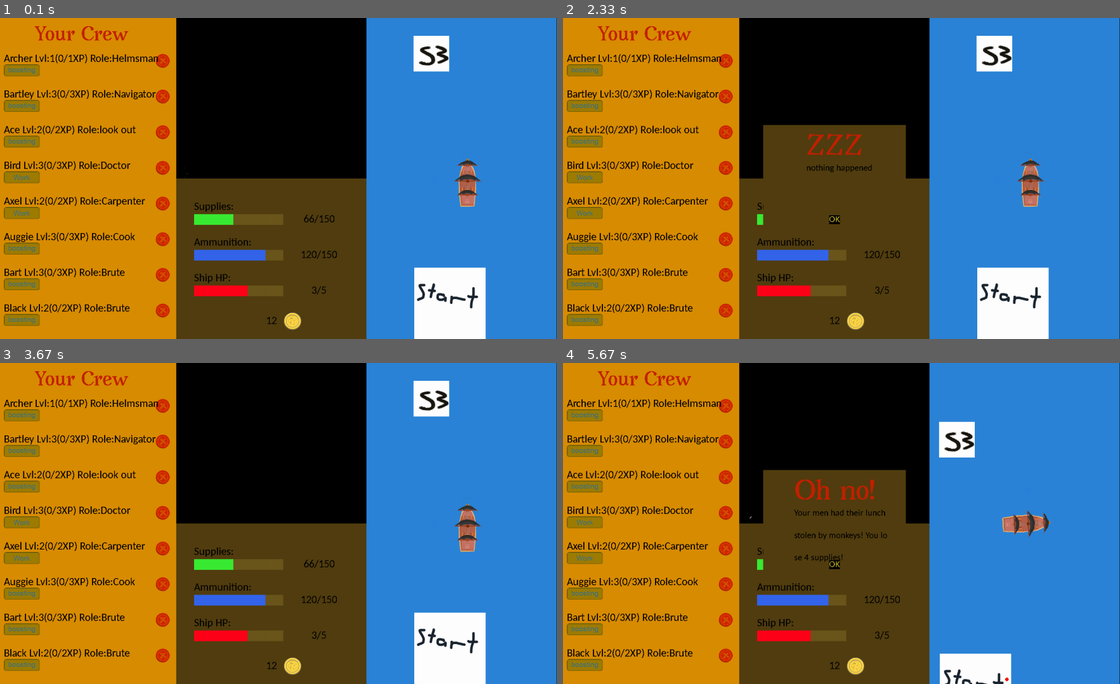
Above: before the commit, frames 1-4 (two rows, left to right).
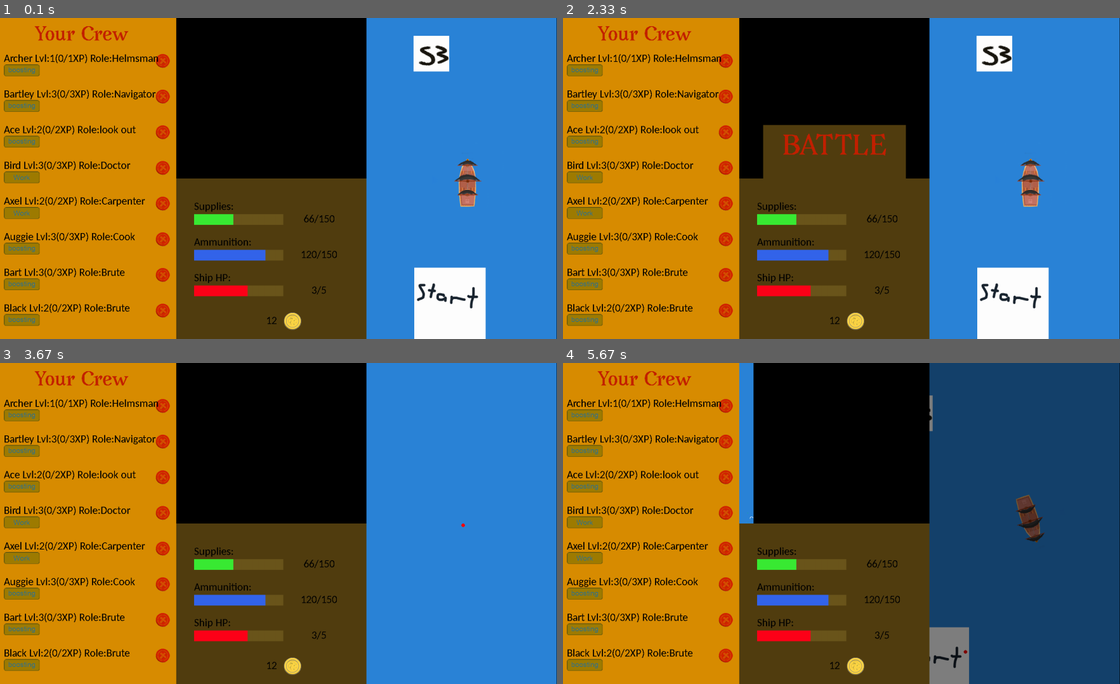
Above: after the commit, the same moments.

Repository: coffeemakingtoaster/Pyrates-pygame30
Game: pygame game, started from src/game_ui.py
Same seed, same stepped clock (60 frames per second), same inputs: the game is played once before the commit and once after it.
Inputs (mouse positions are in pixels of both pictures, inside the frame that each line leads up to):
- Up to frame 1 (0.1 s): no input
- Up to frame 2 (2.33 s): hold 0 0.33-0.87 s; hold A 0.33-0.87 s; tap Esc at 0.9 s; click (835, 188) at 1.28 s; click (585, 72) at 1.62 s; tap B at 1.9 s; hold Esc from 2.23 s (still down); hold A from 2.23 s (still down)
- Up to frame 3 (3.67 s): release Esc at 2.77 s; release A at 2.77 s; click (462, 523) at 2.85 s; tap Esc at 3.13 s; click (272, 497) at 3.52 s
- Up to frame 4 (5.67 s): click (1042, 635) at 3.85 s; tap 0 at 4.13, 4.47, 5.37 s; hold 0 4.8-5.33 s; hold A 4.8-5.33 s

The runs differ from the first frame. In frame 1, less than 0.1% of the frame differs, in the area x 33-34%, y 46-50%; in frame 2, 1.2%; in frame 3, 4.1%; in frame 4, 41%, in the area x 31-100%, y 0-100%.

Commit message:
various bug fixes

Diff:
--- a/src/game_logic.py
+++ b/src/game_logic.py
@@ -12,6 +12,18 @@
         self.read_savegame()
         self.screen = screen
         self.speed_boost = 0
+
+    def is_game_over(self):
+        if self.supplies<0 or len(self.crew)<=0 or self.ship_HP==0:
+            return True,"You done fucked up!"
+        else:
+            return False,None
+
+    def set_minimap(self,minimap):
+        self.minimap = minimap
+
+    def get_minimap(self):
+        return  self.minimap
 
     def write_savegame(self):
         savepath = os.path.join(self.path,"savegame")
@@ -73,7 +85,7 @@
             return battle_window
         elif type==3:
             pass
-        elif type==4:
+        elif type==0:
             print(event_values)
             if event_values is None:
                 update_window = ui_helper.popup_window(type=1, caption="ZZZ", text="nothing happened")
@@ -112,10 +124,16 @@
                 update_window.set_offset(800, 450)
                 print(message)
                 return update_window
+        elif type==5:
+            print("Game over")
+
 
 
     def battle(self,values):
         outcome = random.randint(0,100)
+        if self.ammunition<=0:
+            print("no supplies")
+            outcome = 999
         #battle won
         if outcome<=values["victory"]:
             outcome = "Victory"
@@ -153,6 +171,9 @@
         else:
             outcome = "Defeat"
             message = ""
+            if self.ammunition<=0:
+                message+="You fought without ammunition"
+                values["damage"] = 1
             index = random.randint(0,len(self.crew)-1)
             crew_member = self.crew[index]
             crew_member_name = crew_member["name"]
@@ -168,6 +189,7 @@
             else:
                 message += "Luckily your ship is not damaged"
             message += "!"
+            self.ship_HP -= values["damage"]
         self.level_up_crew()
         return outcome,message
 
@@ -236,15 +258,17 @@
                         member["is_in_action"] = False
             else:
                 member["is_in_action"] = False
-        food_cons = 0
-        gold_cons = 0
         for member in self.crew:
             if member["role"] == "Cook":
-                gold_cons += member["level"]
-            else:
-                food_cons += member["level"]
-        self.supplies -= food_cons
-        self.gold -= gold_cons
+                if self.gold < member["level"]:
+                    self.supplies -= member["level"]*2
+                else:
+                    self.gold -= member["level"]
+            else:
+                self.supplies-=member["level"]
+        if self.supplies<0:
+            self.supplies = 0
+        print(self.supplies)
         self.write_crew()
 
     def update_screen(self,screen):
--- a/src/game_ui.py
+++ b/src/game_ui.py
@@ -34,7 +34,7 @@
     if night is True:
         night_display = pygame.Surface((533, 900))
         night_display.set_alpha(128)
-        night_display.fill((0, 0, 0))
+        night_display.fill((0,0,0))
         screen.blit(night_display, ((533 * 2), 0))
 
 def main():
@@ -58,6 +58,8 @@
     ship_visual = pygame.Rect(width / 3, 0, width / 3, height / 2)
     ressource_visual = pygame.Rect(width / 3, height / 2, width / 3, height / 2)
     ship_movement_UI = pygame.Rect((width / 3) * 2, 0, width / 3, height)
+    minimap = pygame.Surface((40,450))
+    minimap.fill((43, 132, 216))
 
     # fill the screen with said elements
     pygame.display.set_caption("Pirate game")
@@ -66,7 +68,8 @@
     pygame.draw.rect(frame, (0, 0, 0), ship_visual)
     pygame.draw.rect(frame, (161, 83, 27), ressource_visual)
     pygame.draw.rect(frame, (43, 132, 216), ship_movement_UI)
-    frame.blit(ui_helper.draw_resources(current_game), (533, 450))
+    resource_screen = ui_helper.draw_resources(current_game)
+   ######### frame.blit(, (533, 450))
 
     frame.blit(ship, (1250, 350))
     #screen.blit(overlay, (0, 0))
@@ -101,17 +104,11 @@
     start_time = time.time()
     screen.blit(frame, (0, 0))
     current_game.update_screen(frame)
-
-    map.mapdraw(ship_map_x, ship_map_y, frame)
+    current_game.set_minimap(minimap)
+    map.mapdraw(ship_map_x, ship_map_y, current_game.get_minimap(),frame)
 
     while running:
         island = map.collisioncheck(ship_map_x, ship_map_y,)
-
-
-
-
-
-
 
         for event in pygame.event.get():
 
@@ -146,6 +143,13 @@
                 #screen.blit(overlay, (0, 0))
                 pygame.draw.ellipse(frame, (255, 0, 0), pygame.Rect(mouse_x, mouse_y, 10, 10))
                 dotexists = True
+
+            if event.type == pygame.KEYDOWN:
+                if event.key == pygame.K_ESCAPE:
+                    if is_paused is True and popup:
+                        popup = None
+                        is_paused = False
+                        UI_is_blocked = False
 
             if event.type == pygame.MOUSEBUTTONDOWN and managment_UI.collidepoint(pygame.mouse.get_pos()) and not in_shop and not UI_is_blocked:
                 mouse_x,mouse_y = pygame.mouse.get_pos()
@@ -178,6 +182,7 @@
                         frame.blit(shop.get_surface(),(0,0))
                     else:
                         in_shop = False
+                        is_paused = False
 
             if event.type == pygame.MOUSEBUTTONDOWN and UI_is_blocked:
                 popup.is_collide(pygame.mouse.get_pos(),frame,current_game)
@@ -185,10 +190,10 @@
                 if pop_surf:
                     frame.blit(pop_surf, pop_surf.get_rect(center=(800, 450)))
                 if not popup.is_active():
+                    resource_screen = ui_helper.draw_resources(current_game)
                     UI_is_blocked = False
                     del popup
-                    if is_paused is True:
-                        is_paused = False
+                    is_paused = False
 
         pygame.display.flip()
 
@@ -204,7 +209,6 @@
 
         y_speed = math.sin(math.radians(currentangle + 90))
         x_speed = math.cos(math.radians(currentangle + 90))
-
 
 
         if dotexists and not (ship_hit_box.colliderect(point_hit_box)) and not is_paused:
@@ -215,7 +219,7 @@
             initx -= x_speed * speed
             inity += y_speed * speed
             pygame.draw.rect(frame, (43, 132, 216), ship_movement_UI)
-            map.mapdraw(ship_map_x,ship_map_y,frame)
+            map.mapdraw(ship_map_x,ship_map_y,current_game.get_minimap(),frame)
 
             pygame.draw.ellipse(frame, (255, 0, 0), pygame.Rect(initx, inity, 10, 10))
 
@@ -242,6 +246,10 @@
                 currentangle = -279.5
             frame.blit(rotate_image(ship, +currentangle), (1250, 350))
             display_night(frame,is_night)
+            frame.blit(current_game.get_minimap(), (533, 0))
+
+        if not UI_is_blocked:
+            frame.blit(resource_screen,((533, 450)))
 
         if island and island != last_island:
             last_island = island
@@ -249,24 +257,29 @@
                 shop = current_game.island_event(type=island["island_values"]["type"],
                                                  size=island["island_values"]["size"])
                 in_shop = True
+                is_paused = True
             elif island["island_values"]["type"] == 2:
                 popup = current_game.island_event(type=island["island_values"]["type"],
                                                   size=island["island_values"]["size"])
                 UI_is_blocked = True
+                is_paused = True
             elif island["island_values"]["type"] == 3:
                 pass
-            elif island["island_values"]["type"] == 4:
-                popup = current_game.island_event(type=4, size=2)
+            elif island["island_values"]["type"] == 0:
+                popup = current_game.island_event(type=0, size=2)
                 if popup:
                     UI_is_blocked = True
-            is_paused = True
+                    is_paused = True
+
+
         if event.type == pygame.KEYDOWN:
             if event.key == pygame.K_ESCAPE:
-                popup = ui_helper.popup_window(type=5)
-                frame.blit(popup.get_surf(), popup.get_surf().get_rect(center=(800, 450)))
-                popup.set_offset(800, 450)
-                UI_is_blocked = True
-                is_paused = True
+                if is_paused is False:
+                    popup = ui_helper.popup_window(type=5)
+                    frame.blit(popup.get_surf(), popup.get_surf().get_rect(center=(800, 450)))
+                    popup.set_offset(800, 450)
+                    UI_is_blocked = True
+                    is_paused = True
 
 
 
@@ -284,7 +297,8 @@
 
         if (time.time()-start_time-paused_time)>=20 and is_night:
             current_game.advance_tick()
-            frame.blit(ui_helper.draw_resources(current_game), (533, 450))
+            resource_screen = ui_helper.draw_resources(current_game)
+            frame.blit(resource_screen, (533, 450))
             if UI_is_blocked:
                 if popup.is_active():
                     frame.blit(popup.get_surf(), popup.get_surf().get_rect(center=(800, 450)))
@@ -300,12 +314,18 @@
         if not in_shop and not UI_is_blocked:
             frame.blit(ui_helper.draw_crew_overview(),(0,0))
 
-
         '''if popup :
             if popup.is_active():
                 frame.blit(popup.get_surf(), popup.get_surf().get_rect(center=(800, 450)))'''
 
-        screen.blit(frame, (0, 0))
+        game_over,message = current_game.is_game_over()
+
+        if game_over:
+            print(message)
+            running = False
+        else:
+            screen.blit(frame, (0, 0))
+
 
 
 
--- a/src/generator.py
+++ b/src/generator.py
@@ -36,11 +36,12 @@
 }
 
 # types:
+# 0 - normal
 # 1 - Shop
 # 2 - Fortress
 # 3 - Treasure
-# 4 - normal
-#
+# 4 - start
+# 5 - end
 #
 
 def mapgen():
--- a/src/map.py
+++ b/src/map.py
@@ -24,22 +24,21 @@
     2: 250
 }
 island_hitbox = pygame.Rect(0,0,0,0)
-def mapdraw(ship_pos_x,ship_pos_y,screen):
+def mapdraw(ship_pos_x,ship_pos_y,minimap,screen):
     with open('data/savegame/map.json') as json_file:
         map = json.load(json_file)
-        gfxdraw.pixel(screen, int((ship_pos_x / 25)) + 533, int(450 - (ship_pos_y / 25)), (255, 255, 255))
+        gfxdraw.pixel(minimap, int((ship_pos_x / 25)), int(450-ship_pos_y / 25), (255, 255, 255))
     i = 0
     for island in map:
         if ship_pos_x-500 < island.get("x") < ship_pos_x+500 and  ship_pos_y-600 < island.get("y") < ship_pos_y+600:
                 current_island = pygame.image.load(os.path.join(asset_path, img_grid[island.get("type")][island.get("size")]))
                 screen.blit(current_island, (1350 + (island.get("x") - ship_pos_x),(450 - (island.get("y") - ship_pos_y))))
-                gfxdraw.pixel(screen, int((island.get("x") / 25)) + 533, int(450 - (island.get("y") / 25)), (0, 255, 0))
-
-
-
+                gfxdraw.pixel(minimap, int((island.get("x") / 25)), int(450 - (island.get("y") / 25)), (0, 255, 0))
         i+=1
     pygame.draw.rect(screen, (0, 0, 0), (573, 0, 493, 450), 0)
     return None
+
+
 def collisioncheck(ship_pos_x,ship_pos_y):
     with open('data/savegame/map.json') as json_file:
         map = json.load(json_file)
--- a/src/ui_helper.py
+++ b/src/ui_helper.py
@@ -243,7 +243,6 @@
                     outcome,details = game.battle(self.event_values)
                     self.delete_popup(screen,game)
                     self.init_status_update(outcome,details)
-                    self.state = False
                 elif button["button_text"]=="Flee" or button["button_text"]=="Abandon" or button["button_text"]=="Keep" or button["button_text"]=="Resume":
                     print("we out")
                     self.delete_popup(screen, game)
